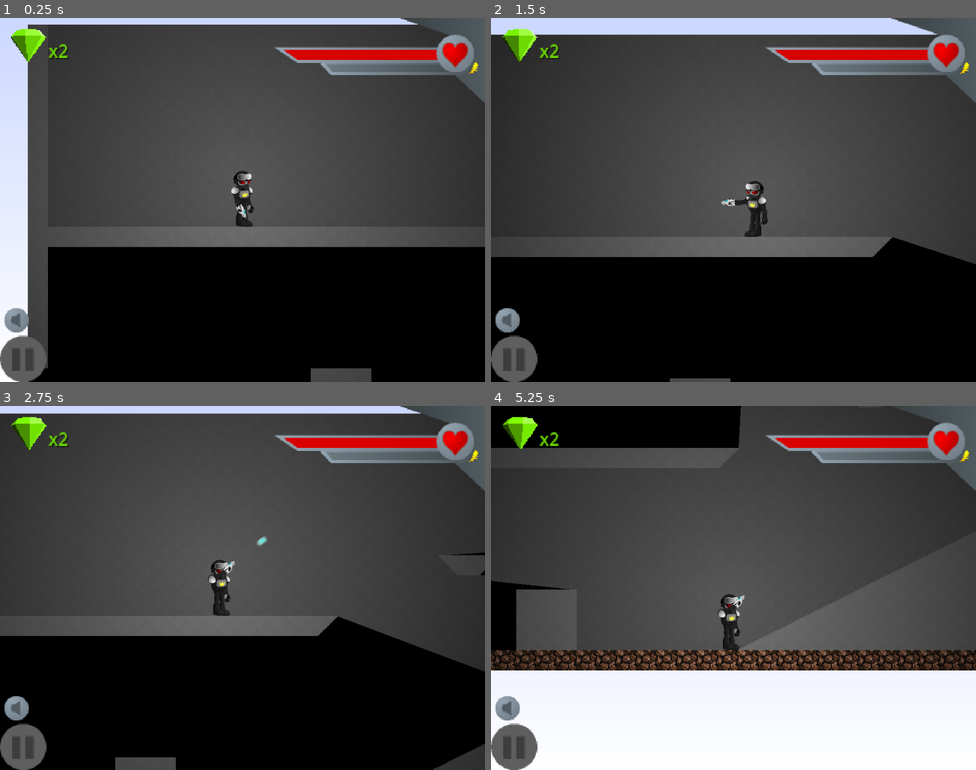
Above: before the commit, frames 1-4 (two rows, left to right).
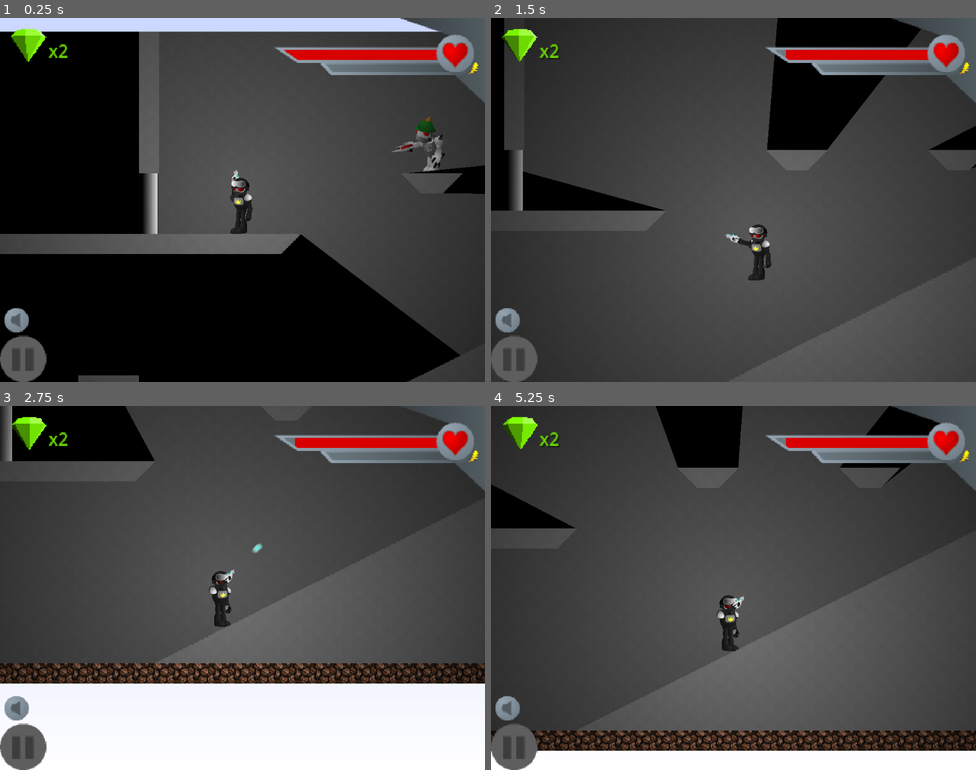
Above: after the commit, the same moments.

Repository: HMI-Studios/Skylands-WFA
Game: Godot game, scene res://scenes/Main.tscn
The game is run twice, just before and just after one commit, with the same random seed, the same clock (stepped at 60 frames per second) and the same inputs. Sound files missing from this copy of the repository are replaced by a short silence.
Inputs (mouse positions are in pixels of both pictures, inside the frame that each line leads up to):
- Up to frame 1 (0.25 s): no input
- Up to frame 2 (1.5 s): tap Enter (ui_accept) at 0.5 s; move the mouse to (840, 181) at 0.52 s; hold Space (shoot) 0.53-1.28 s; hold D (move_right) from 0.53 s (still down); tap W (jump) at 0.77 s; move the mouse to (636, 218) at 1.27 s; tap Space (shoot) at 1.35 s
- Up to frame 3 (2.75 s): tap W (jump) at 1.52 s; move the mouse to (291, 507) at 2.02 s; release D (move_right) at 2.03 s; hold A (move_left) from 2.03 s (still down); hold Space (shoot) from 2.03 s (still down)
- Up to frame 4 (5.25 s): move the mouse to (709, 660) at 2.77 s; release A (move_left) at 2.78 s; release Space (shoot) at 2.78 s; hold D (move_right) 2.78-4.28 s; tap Space (shoot) at 2.85, 4.35 s; tap W (jump) at 3.02, 3.77, 4.52 s; move the mouse to (879, 642) at 3.52 s; hold Space (shoot) 3.53-4.28 s; move the mouse to (588, 533) at 4.27 s; hold A (move_left) 4.28-5.03 s; move the mouse to (757, 588) at 5.02 s; hold D (move_right) from 5.03 s (still down); hold Space (shoot) from 5.03 s (still down)

The runs differ from the first frame. In frame 1, 30% of the frame differs, in the area x 0-100%, y 1-100%; in frame 2, 47%, in the area x 0-100%, y 0-100%; in frame 3, 41%; in frame 4, 35%.

Commit message:
add doors

Diff:
--- a/project/scenes/CharacterRig.tscn
+++ b/project/scenes/CharacterRig.tscn
@@ -92,7 +92,7 @@
 
 [node name="Near Hand" type="Sprite2D" parent="."]
 position = Vector2(-38, -11)
-rotation = -0.158535
+rotation = -0.158534
 texture = ExtResource("10_5hned")
 offset = Vector2(2.61874, 28.9489)
 
--- a/project/scenes/levels/TileTest.tscn
+++ b/project/scenes/levels/TileTest.tscn
@@ -1,6 +1,9 @@
-[gd_scene load_steps=14 format=3 uid="uid://bgf7ubc1l43at"]
+[gd_scene load_steps=18 format=3 uid="uid://bgf7ubc1l43at"]
 
+[ext_resource type="Script" path="res://scripts/levels/TileTest.gd" id="1_jgvly"]
 [ext_resource type="Texture2D" uid="uid://c0snlmb2r4unk" path="res://assets/tiles/atlas.png" id="1_lwex1"]
+[ext_resource type="PackedScene" uid="uid://c24tpnc7epxp0" path="res://scenes/entities/Shoaldier.tscn" id="2_b037t"]
+[ext_resource type="PackedScene" uid="uid://dlhxihxddfn66" path="res://scenes/objects/Door.tscn" id="3_shker"]
 
 [sub_resource type="OccluderPolygon2D" id="OccluderPolygon2D_3385q"]
 polygon = PackedVector2Array(-8, -8, 8, -8, 8, 8, -8, 8)
@@ -102,7 +105,11 @@
 physics_layer_0/collision_layer = 1
 sources/0 = SubResource("TileSetAtlasSource_23kaw")
 
+[sub_resource type="RectangleShape2D" id="RectangleShape2D_l34hl"]
+size = Vector2(28, 45)
+
 [node name="Level" type="Node2D"]
+script = ExtResource("1_jgvly")
 
 [node name="Backgrounds" type="TileMap" parent="."]
 tile_set = SubResource("TileSet_vag4k")
@@ -112,13 +119,30 @@
 [node name="Entities" type="Node2D" parent="."]
 scale = Vector2(0.166, 0.166)
 
+[node name="Shoaldier" parent="Entities" instance=ExtResource("2_b037t")]
+position = Vector2(2457.83, -963.855)
+
 [node name="Hitboxes" type="TileMap" parent="."]
 light_mask = 2
 z_index = 1
 tile_set = SubResource("TileSet_vag4k")
 format = 2
-layer_0/tile_data = PackedInt32Array(327676, 0, 0, 327677, 0 …(4563 unchanged characters)… 0, -589791, 65536, 0, -589790, 196608, 0)
+layer_0/tile_data = PackedInt32Array(327676, 0, 0, 327677, 0 …(4563 unchanged characters)… 0, -589791, 65536, 0, -589790, 196608, 0, -655349, 65536, 0, -720885, 65536, 0, -786421, 65536, 0, -851957, 65536, 0, -917493, 65536, 0, -983029, 65536, 0, -1048565, 65536, 0)
 
 [node name="Spawn" type="Node2D" parent="."]
 unique_name_in_owner = true
-position = Vector2(75, -115)
+position = Vector2(258, -131)
+
+[node name="Door1" parent="." instance=ExtResource("3_shker")]
+unique_name_in_owner = true
+
+[node name="Door1Opener" type="Area2D" parent="."]
+unique_name_in_owner = true
+position = Vector2(205, -132)
+
+[node name="CollisionShape2D" type="CollisionShape2D" parent="Door1Opener"]
+position = Vector2(4, 12.5)
+shape = SubResource("RectangleShape2D_l34hl")
+
+[connection signal="body_entered" from="Door1Opener" to="." method="_on_door_1_opener_body_entered"]
+[connection signal="body_exited" from="Door1Opener" to="." method="_on_door_1_opener_body_exited"]
--- /dev/null
+++ b/project/scenes/objects/Door.tscn
@@ -0,0 +1,36 @@
+[gd_scene load_steps=6 format=3 uid="uid://dlhxihxddfn66"]
+
+[ext_resource type="Script" path="res://scripts/objects/Door.gd" id="1_8ups1"]
+
+[sub_resource type="Gradient" id="Gradient_y6xcv"]
+
+[sub_resource type="GradientTexture2D" id="GradientTexture2D_c3tyn"]
+gradient = SubResource("Gradient_y6xcv")
+width = 13
+height = 50
+
+[sub_resource type="RectangleShape2D" id="RectangleShape2D_ji5qk"]
+size = Vector2(13, 48)
+
+[sub_resource type="OccluderPolygon2D" id="OccluderPolygon2D_mrd7j"]
+polygon = PackedVector2Array(-6, -24, 7, -24, 7, 24, -6, 24)
+
+[node name="Door" type="AnimatableBody2D"]
+position = Vector2(184, -121)
+script = ExtResource("1_8ups1")
+
+[node name="Sprite" type="Sprite2D" parent="."]
+unique_name_in_owner = true
+light_mask = 2
+position = Vector2(0, 1)
+scale = Vector2(1, 0.96)
+texture = SubResource("GradientTexture2D_c3tyn")
+
+[node name="CollisionShape2D" type="CollisionShape2D" parent="."]
+position = Vector2(0, 1)
+shape = SubResource("RectangleShape2D_ji5qk")
+debug_color = Color(0, 0.6, 0.701961, 0.419608)
+
+[node name="LightOccluder2D" type="LightOccluder2D" parent="."]
+position = Vector2(0, 1)
+occluder = SubResource("OccluderPolygon2D_mrd7j")
--- a/project/scripts/entities/Shoaldier.gd
+++ b/project/scripts/entities/Shoaldier.gd
@@ -68,7 +68,7 @@
         bullet.modulate = Color(2, 0.5, 0)
         bullet.position = gun_hand.global_position + (vec*30)
         bullet.rotation = gun_hand.global_rotation
-        get_node('/root/Main/World').add_cddhild(bullet)
+        get_node('/root/Main/World').add_child(bullet)
 
 
 func handle_gun():
--- /dev/null
+++ b/project/scripts/levels/TileTest.gd
@@ -0,0 +1,18 @@
+extends Node2D
+
+
+@onready var player = get_node('/root/Main/Player')
+
+
+func _ready():
+    pass
+
+
+func _on_door_1_opener_body_entered(body):
+    if body == player:
+        %Door1.open()
+
+
+func _on_door_1_opener_body_exited(body):
+    if body == player:
+        %Door1.close()
--- /dev/null
+++ b/project/scripts/objects/Door.gd
@@ -0,0 +1,27 @@
+extends AnimatableBody2D
+
+
+@onready var origin = position
+@onready var height = %Sprite.texture.get_size().y
+var state = 0
+var target_state = 0
+@export var speed = 1
+
+
+func open():
+    target_state = 1
+
+
+func close():
+    target_state = 0
+
+
+func _process(delta):
+    if state > target_state:
+        state -= speed * delta
+    elif state < target_state:
+        state += speed * delta
+    else:
+        return
+
+    position = origin + Vector2(0, -height * state)
